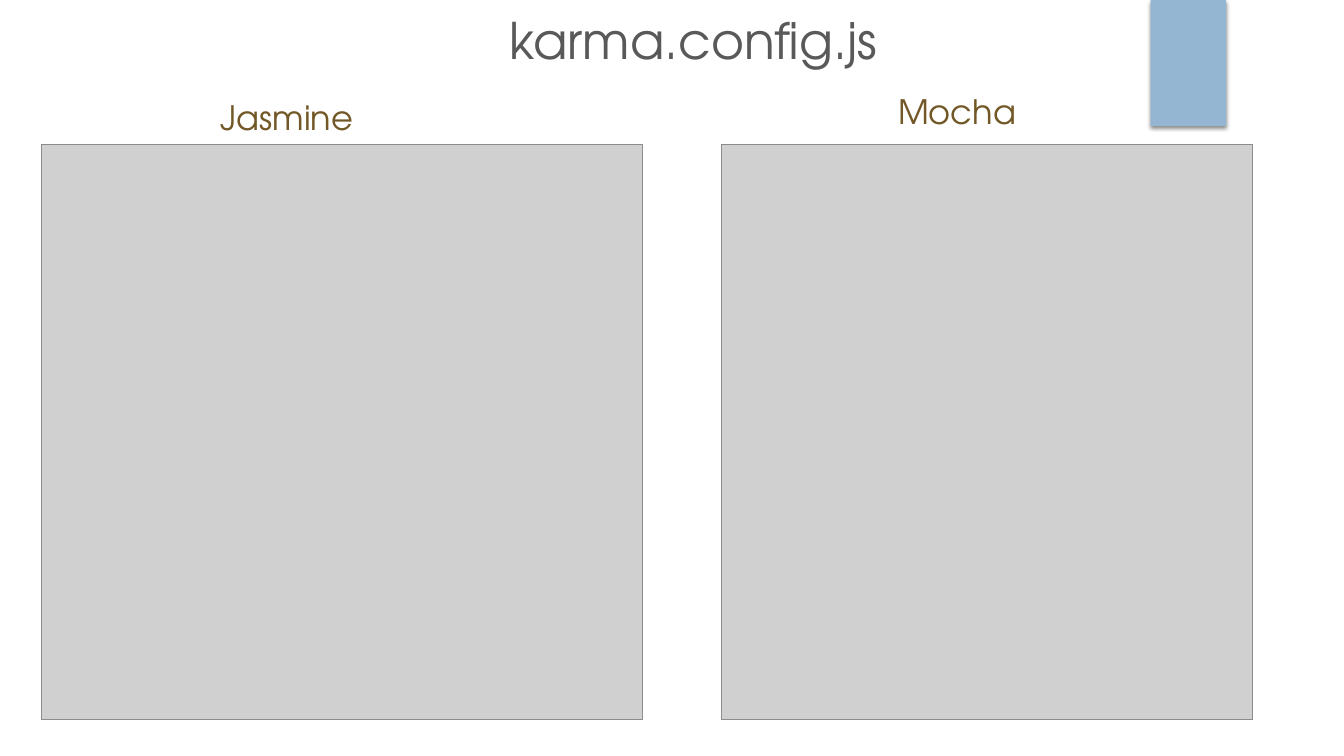
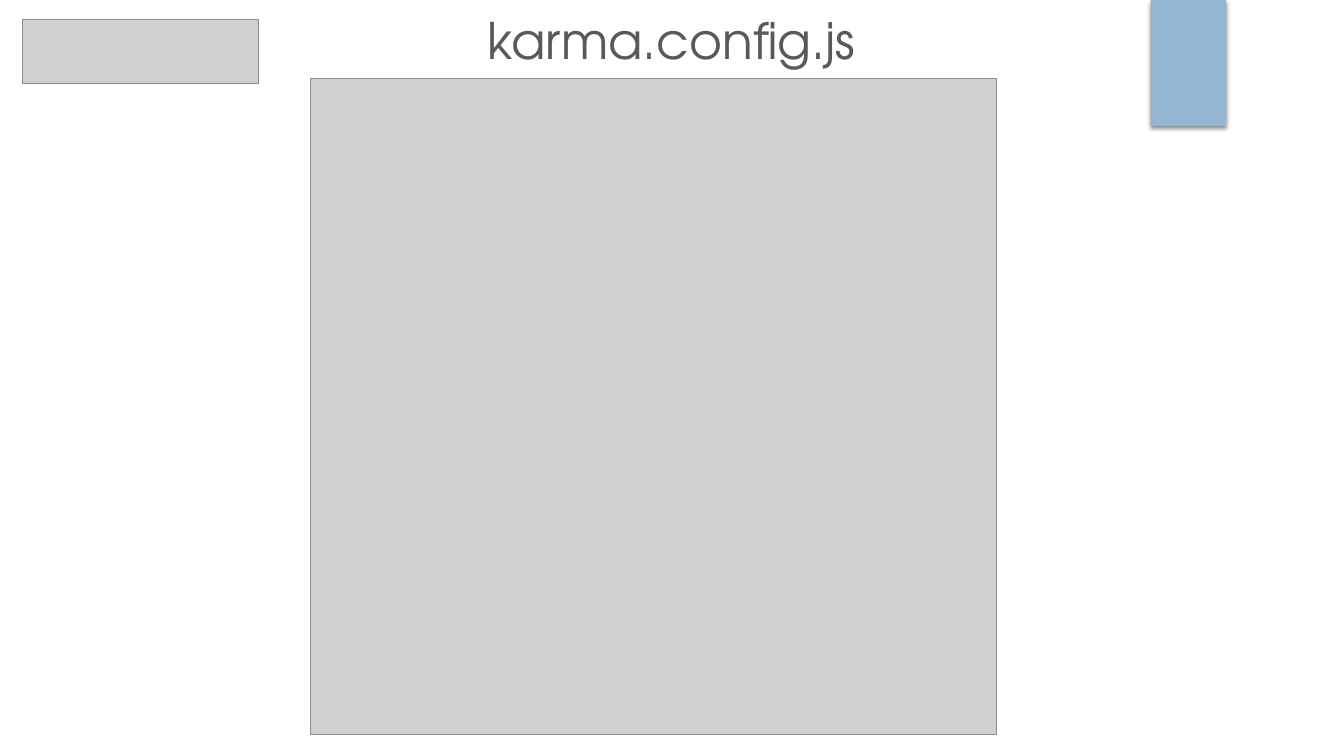
Before and after one commit to vhristov97/Prezentacija, a slide deck: slide 15 of UnitTestingFrameworks_VH_JN.pptx. Drawn at 1344x756 pixels with LibreOffice and Linux fonts; fonts in the diff are those of the drawing; grey boxes stand for pictures. Boxes give left, top, right and bottom in pixels: in the first picture for what was removed or moved away, otherwise in the second. Text is boxed around its words. In the diff, an @@ line names an element or a change of style, - is before the commit and + after.

```diff
--- a/UnitTestingFrameworks_VH_JN.pptx
+++ b/UnitTestingFrameworks_VH_JN.pptx
@@ picture added at (22,19,258,84) @@
@@ title "karma.config.js" rewrapped from (509,21,877,70) to (488,21,856,83) @@
@@ picture: place and size @@
-picture at (41,145,642,721)
+picture at (311,78,996,734)
@@ text removed at (220,105,353,146) @@
-Jasmine
@@ text removed at (898,99,1016,125) @@
-Mocha
@@ picture removed at (722,145,1253,721) @@
```
Also in this commit, not shown: 12 other slides changed.
